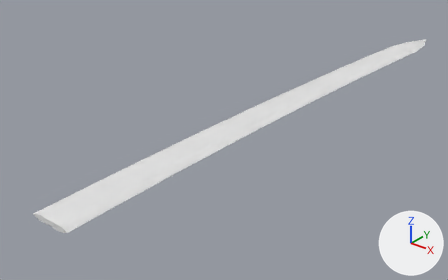
One commit to the glTF model godot/assets/waffen/modelle/grossschwertklinge/t1_5.glb: the scene before it, then after it.
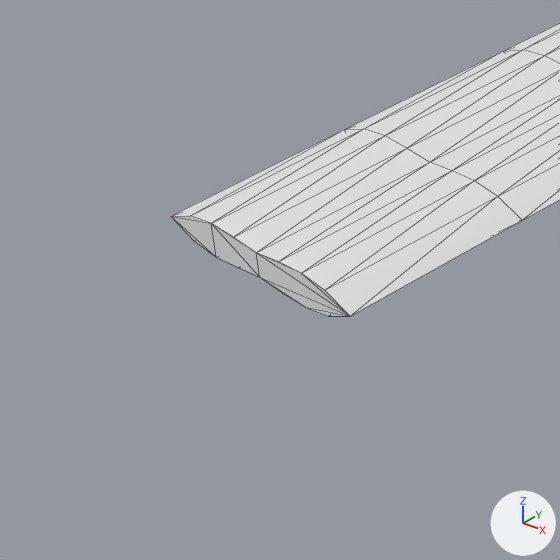
Each version is shown whole from a 50 mm lens placed at (0.648, -0.22, 0.484), pointed at (-0.059, 0.664, -0.064), then close up on the part from 0% to 24% of the width and 62% to 100% of the height. Lighting does not change. The marker at lower right points along +X, +Y and +Z. The first two pictures are the older version. The close-ups show mesh edges as thin lines. Vertices at exactly the same position are counted once.

Names of what the first close-up shows: 'grossschwertklinge_t1_5'.
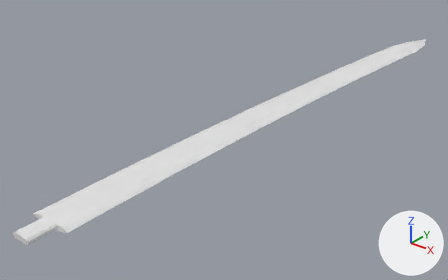
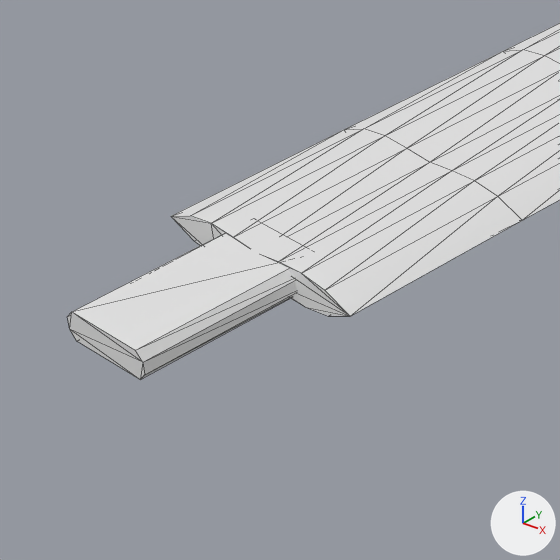
The change, as JSON lines over the scene's bpy script:
```json
{"block": "me_grossschwertklinge_t1_5", "where": "# used by ob_grossschwertklinge_t1_5; location = (0.0, 0.0, 0.0)"}
{"op": "remove", "block": "me_grossschwertklinge_t1_5", "code": "me_grossschwertklinge_t1_5.from_pydata(...)  # 321 vertices, 638 faces; spans x -0.039..0.083, y 0.2..1.384, z -0.005..0.005"}
{"op": "add", "block": "me_grossschwertklinge_t1_5", "code": "me_grossschwertklinge_t1_5.from_pydata(...)  # 337 vertices, 666 faces; spans x -0.039..0.083, y 0.152..1.384, z -0.005..0.005"}
{"block": "me_grossschwertklinge_t1_5", "change": "me_grossschwertklinge_t1_5 part 1: a new loose piece of 16 vertices spanning x -0.016..0.016, y 0.152..0.21, z -0.005..0.005, in mat_klinge (white #e7e7e7)"}
```

Changed parts and their boxes (x1, y1, x2, y2) in the close-ups (560 x 560 px):
```json
{"object": "grossschwertklinge_t1_5", "change": "reshaped", "before": [171, 23, 560, 316], "after": [68, 23, 560, 379]}
{"part": 1, "of": "me_grossschwertklinge_t1_5", "change": "added", "after": [68, 228, 299, 379]}
```
